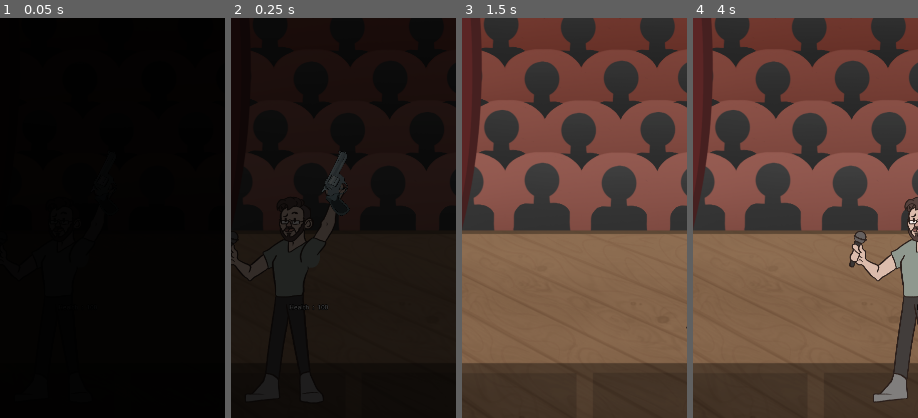
Above: before the commit, frames 1-4 (left to right).
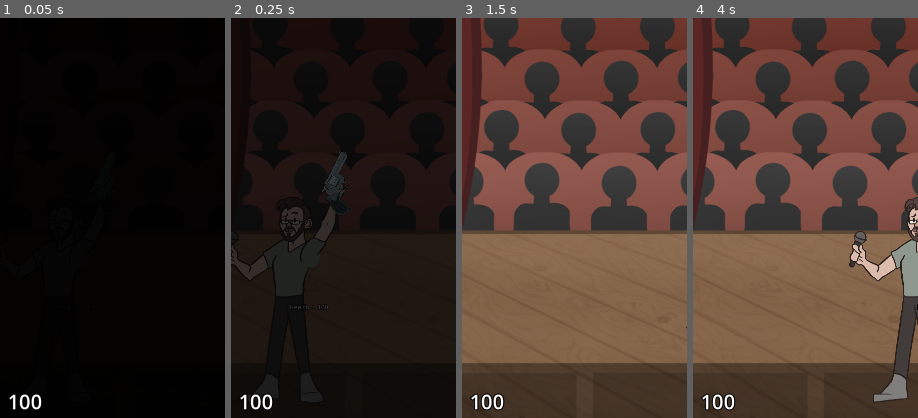
Above: after the commit, the same moments.

Repository: danmiltenberger/GlobalGameJam
Game: Godot game, scene res://LevelControl/root.tscn
Two runs of this game, one before a commit and one after it. Both use one fixed random seed, a clock stepped at 60 frames per second and the inputs below.
Inputs (mouse positions are % of the whole screen's width and height, from its top left):
- Up to frame 1 (0.05 s): no input
- Up to frame 2 (0.25 s): no input
- Up to frame 3 (1.5 s): move the mouse to (72, 45) at 0.52 s; press the mouse at (72, 45) at 0.53 s; hold Right (ui_right) 0.53-1.28 s; move the mouse to (30, 55) at 1.27 s; release the mouse at (30, 55) at 1.28 s; hold Down (ui_down) from 1.28 s (still down); tap 1 (weapon1) at 1.35 s
- Up to frame 4 (4 s): move the mouse to (60, 28) at 2.02 s; release Down (ui_down) at 2.03 s; hold Right (ui_right) 2.03-2.78 s; tap 2 (weapon2) at 2.1 s; move the mouse to (45, 70) at 2.77 s; hold Up (ui_up) 2.78-3.53 s; tap 3 (weapon3) at 2.85 s; move the mouse to (80, 65) at 3.52 s; press the mouse at (80, 65) at 3.53 s; hold Left (ui_left) from 3.53 s (still down)
The pictures show only the part of the screen within x 7-57%, y 48-98%; the shares and areas given below are measured in that part.

The runs differ from the first frame. In frame 1, 0.3% of the frame differs, in the area x 4-19%, y 94-98%; in frame 2, 0.3%; in frame 3, 0.4%, in the area x 3-19%, y 93-98%; in frame 4, 0.4%.

Commit message:
added health to bottom left

Diff:
--- a/Globals.gd
+++ b/Globals.gd
@@ -6,7 +6,7 @@
 
 var game_paused: bool = false
 
-var health:
+var health: int = 100:
 	get:
 		return health
 	set(value):
--- /dev/null
+++ b/LevelControl/GameInterface.gd
@@ -0,0 +1,7 @@
+extends CanvasLayer
+
+@onready var health: Label = $Health
+
+
+func _process(_delta: float) -> void:
+	health.text = str(Globals.health)
--- a/LevelControl/level.tscn
+++ b/LevelControl/level.tscn
@@ -1,11 +1,13 @@
-[gd_scene load_steps=7 format=3 uid="uid://ckxqttk5emo1g"]
+[gd_scene load_steps=9 format=3 uid="uid://ckxqttk5emo1g"]
 
 [ext_resource type="Script" path="res://Levels/Level.gd" id="1_hyn5u"]
-[ext_resource type="Texture2D" uid="uid://b6ba4apvtn8bc" path="res://Graphics/stage_empty_v1.png" id="2_so7so"]
-[ext_resource type="Texture2D" uid="uid://cygfpgr3o58rj" path="res://Graphics/curtains_v1.png" id="3_65kmd"]
+[ext_resource type="Texture2D" uid="uid://dd7rpi7isq4c6" path="res://Graphics/stage_empty_v1.png" id="2_so7so"]
+[ext_resource type="Texture2D" uid="uid://d0eiy8qd42in0" path="res://Graphics/curtains_v1.png" id="3_65kmd"]
 [ext_resource type="PackedScene" uid="uid://4jg1cfimm6ej" path="res://Player/player.tscn" id="3_w8w0m"]
 [ext_resource type="PackedScene" uid="uid://cxh6pfj8joxx6" path="res://LevelControl/heckler_handler.tscn" id="4_x8qmw"]
 [ext_resource type="PackedScene" uid="uid://bvfab7k7sikh" path="res://Custom Components/cursor.tscn" id="5_8yygk"]
+[ext_resource type="LabelSettings" uid="uid://bmfv6ya8fj6s6" path="res://placeholder_label_settings.tres" id="7_1gisq"]
+[ext_resource type="Script" path="res://LevelControl/GameInterface.gd" id="7_n41sm"]
 
 [node name="Level" type="Node2D"]
 script = ExtResource("1_hyn5u")
@@ -31,14 +33,13 @@
 
 [node name="Cursor" parent="." instance=ExtResource("5_8yygk")]
 
-[node name="CanvasGroup" type="CanvasLayer" parent="."]
+[node name="GameInterface" type="CanvasLayer" parent="."]
+script = ExtResource("7_n41sm")
 
-[node name="Control" type="Control" parent="CanvasGroup"]
-layout_mode = 3
-anchor_right = 2.0
-anchor_bottom = 2.0
-offset_left = 50.0
-offset_top = 50.0
-offset_right = -50.0
-offset_bottom = -50.0
-size_flags_vertical = 8
+[node name="Health" type="Label" parent="GameInterface"]
+offset_left = 93.0
+offset_top = 1804.0
+offset_right = 286.0
+offset_bottom = 1871.0
+text = "Hi Mom!"
+label_settings = ExtResource("7_1gisq")
